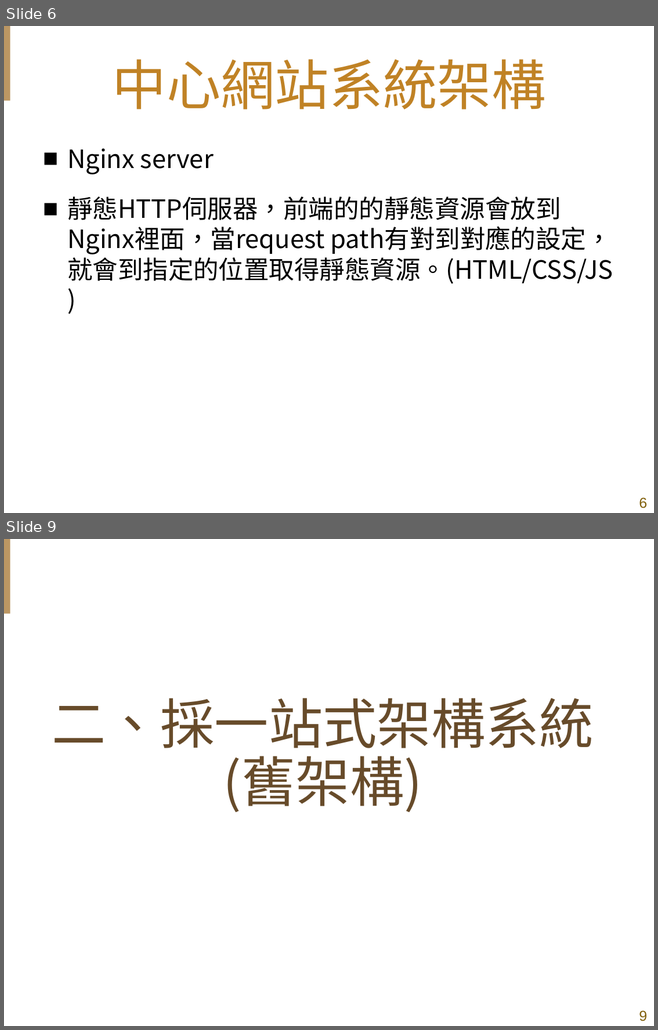
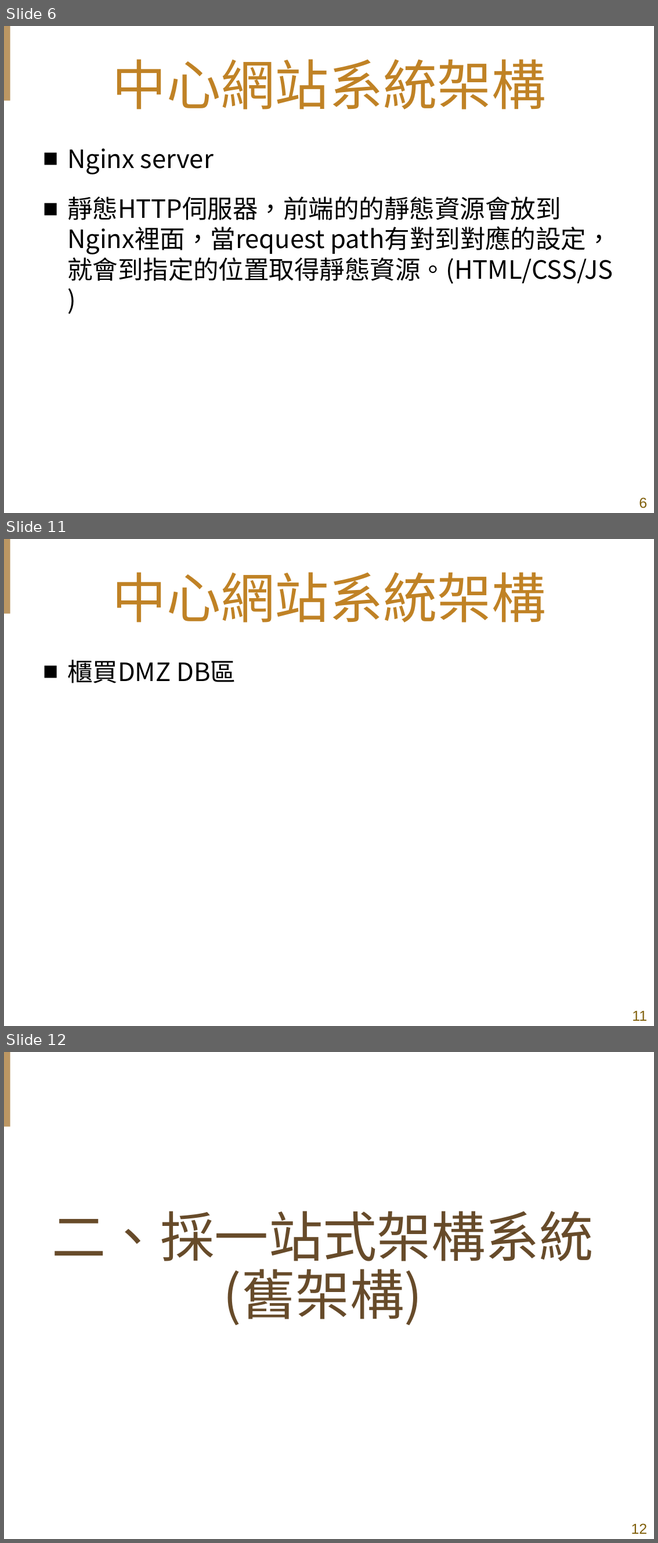
Before and after one commit to shih33/java_atguigu, a slide deck: 期末報告/期末簡報_施詠舜.pptx. Shown one above the other, each under a label of ours: slides 6 and 9 before the commit, slides 6, 11 and 12 after it; the slides between them are not shown. The pictures are 658x1030 and 658x1543 pixels, drawn with LibreOffice and Linux fonts; fonts in the diff are those of the drawing; background and template pictures are left out. Boxes give left, top, right and bottom in pixels: in the first picture for what was removed or moved away, otherwise in the second. Text is boxed around its words. In the diff, an @@ line names an element or a change of style, - is before the commit and + after.

```diff
--- a/期末報告/期末簡報_施詠舜.pptx
+++ b/期末報告/期末簡報_施詠舜.pptx
@@ slide 11 added at [4,539,654,1026], background #FFFFFF; not listed: 2 template elements that a slide beside it also shows @@
@@ title added at [112,572,546,623], 60 pt, text #C08225 @@
+中心網站系統架構
@@ text added at [67,660,235,683], 28 pt, text #000000 @@
+■ 櫃買DMZ DB區
@@ what was slide 9 is now slide 12 @@
@@ page number at [631,1524,647,1534]: text changed @@
-9
+12
```
Also in this commit, not shown: 3 slides changed, 2 other slides added, 1 other file.
